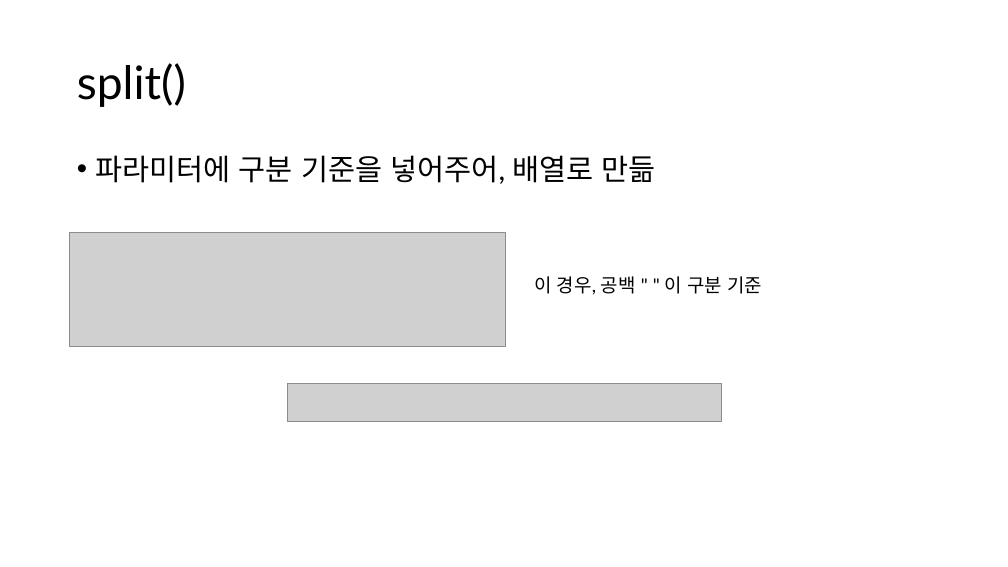
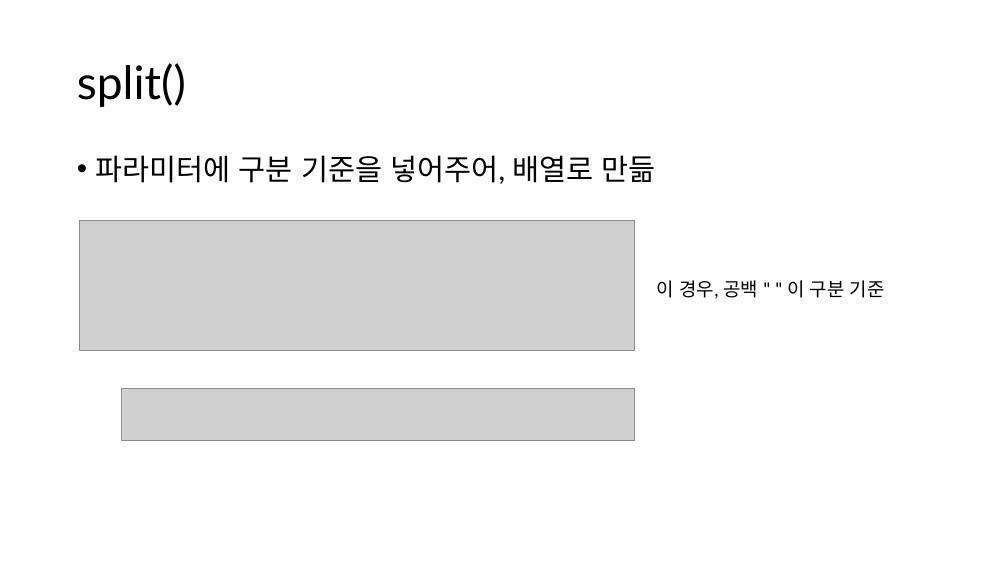
Before and after one commit to assistant-redcap/js-course-for-developer, a slide deck: slide 52 of 코딩 해본 사람이 빠르게 보는 기초 js.pptx. Drawn at 1008x567 pixels with LibreOffice and Linux fonts; fonts in the diff are those of the drawing; grey boxes stand for pictures. Boxes give left, top, right and bottom in pixels: in the first picture for what was removed or moved away, otherwise in the second. Text is boxed around its words. In the diff, an @@ line names an element or a change of style, - is before the commit and + after.

```diff
--- a/코딩 해본 사람이 빠르게 보는 기초 js.pptx
+++ b/코딩 해본 사람이 빠르게 보는 기초 js.pptx
@@ picture: place and size @@
-picture at box(70, 233, 506, 347)
+picture at box(79, 220, 634, 350)
@@ text "이 경우, 공백 " " ...": place and size @@
-text "이 경우, 공백 " " ..." at box(534, 276, 762, 295)
+text "이 경우, 공백 " " ..." at box(657, 280, 885, 299)
@@ picture added at box(121, 388, 634, 440) @@
@@ picture removed at box(287, 384, 721, 422) @@
```
Also in this commit, not shown: 13 other slides changed, 1 other file.
